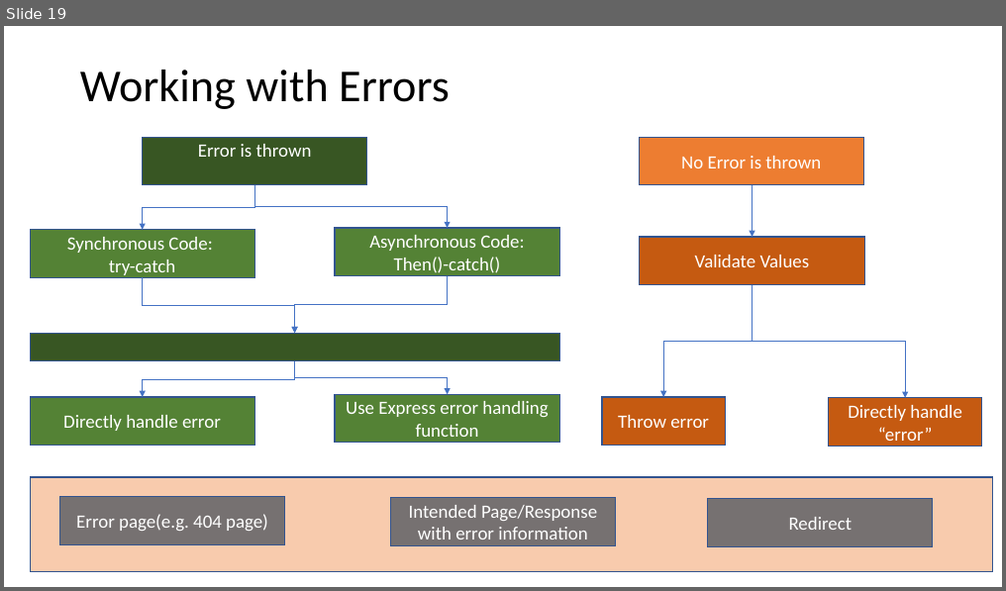
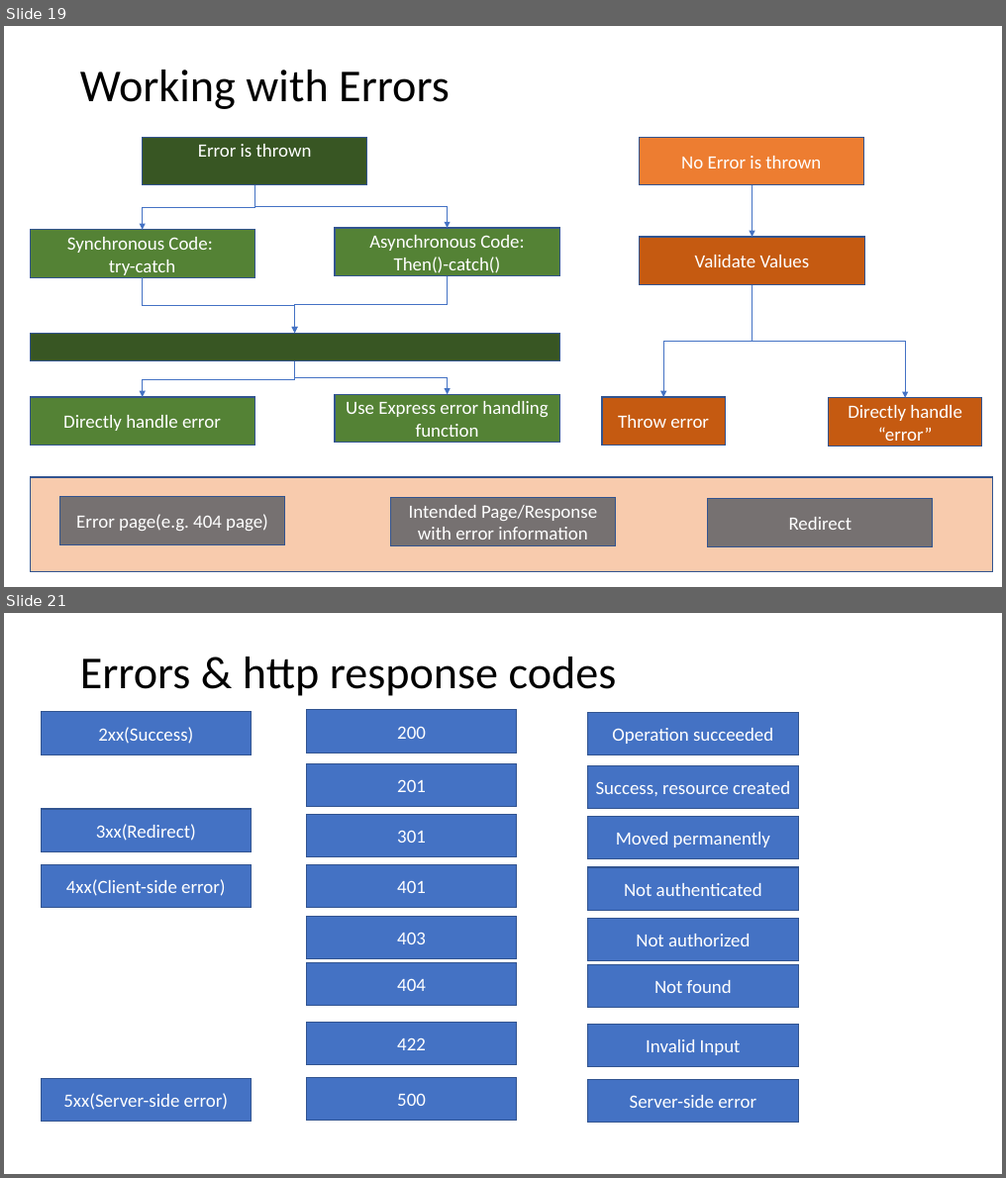
Before and after one commit to PiyushChaturvedii/batch03, a slide deck: Sessions & Cookies.pptx. Shown one above the other, each under a label of ours: slide 19 before the commit, slides 19 and 21 after it; the slides between them are not shown. The pictures are 1006x591 and 1006x1178 pixels, drawn with LibreOffice and Linux fonts; fonts in the diff are those of the drawing. Boxes give left, top, right and bottom in pixels: in the first picture for what was removed or moved away, otherwise in the second. Text is boxed around its words. In the diff, an @@ line names an element or a change of style, - is before the commit and + after.

Commit message:
error-handling

```diff
--- a/Sessions & Cookies.pptx
+++ b/Sessions & Cookies.pptx
@@ slide 21 added at bbox=[4, 613, 1002, 1174], background #FFFFFF @@
@@ title added at bbox=[80, 657, 617, 696], 44 pt, text #000000 @@
+Errors & http response codes
@@ rectangle added at bbox=[41, 712, 252, 755], fill #4472C4, outline #325491 1 pt, 18 pt, text #FFFFFF @@
+2xx(Success)
@@ rectangle added at bbox=[307, 710, 517, 753], fill #4472C4, outline #325491 1 pt, 18 pt, text #FFFFFF @@
+200
@@ rectangle added at bbox=[588, 713, 798, 756], fill #4472C4, outline #325491 1 pt, 18 pt, text #FFFFFF @@
+Operation succeeded
@@ rectangle added at bbox=[307, 763, 517, 806], fill #4472C4, outline #325491 1 pt, 18 pt, text #FFFFFF @@
+201
@@ rectangle added at bbox=[588, 765, 798, 808], fill #4472C4, outline #325491 1 pt, 18 pt, text #FFFFFF @@
+Success, resource created
@@ rectangle added at bbox=[41, 809, 252, 852], fill #4472C4, outline #325491 1 pt, 18 pt, text #FFFFFF @@
+3xx(Redirect)
@@ rectangle added at bbox=[307, 814, 517, 858], fill #4472C4, outline #325491 1 pt, 18 pt, text #FFFFFF @@
+301
@@ rectangle added at bbox=[588, 817, 798, 860], fill #4472C4, outline #325491 1 pt, 18 pt, text #FFFFFF @@
+Moved permanently
@@ rectangle added at bbox=[41, 865, 252, 908], fill #4472C4, outline #325491 1 pt, 18 pt, text #FFFFFF @@
+4xx(Client-side error)
@@ rectangle added at bbox=[307, 865, 517, 908], fill #4472C4, outline #325491 1 pt, 18 pt, text #FFFFFF @@
+401
@@ rectangle added at bbox=[588, 867, 798, 910], fill #4472C4, outline #325491 1 pt, 18 pt, text #FFFFFF @@
+Not authenticated
@@ rectangle added at bbox=[307, 916, 517, 959], fill #4472C4, outline #325491 1 pt, 18 pt, text #FFFFFF @@
+403
@@ rectangle added at bbox=[588, 919, 798, 961], fill #4472C4, outline #325491 1 pt, 18 pt, text #FFFFFF @@
+Not authorized
@@ rectangle added at bbox=[307, 963, 517, 1006], fill #4472C4, outline #325491 1 pt, 18 pt, text #FFFFFF @@
+404
@@ rectangle added at bbox=[588, 964, 798, 1008], fill #4472C4, outline #325491 1 pt, 18 pt, text #FFFFFF @@
+Not found
@@ rectangle added at bbox=[307, 1023, 517, 1065], fill #4472C4, outline #325491 1 pt, 18 pt, text #FFFFFF @@
+422
@@ rectangle added at bbox=[588, 1025, 798, 1067], fill #4472C4, outline #325491 1 pt, 18 pt, text #FFFFFF @@
+Invalid Input
@@ rectangle added at bbox=[41, 1079, 252, 1122], fill #4472C4, outline #325491 1 pt, 18 pt, text #FFFFFF @@
+5xx(Server-side error)
@@ rectangle added at bbox=[307, 1077, 517, 1120], fill #4472C4, outline #325491 1 pt, 18 pt, text #FFFFFF @@
+500
@@ rectangle added at bbox=[588, 1079, 798, 1122], fill #4472C4, outline #325491 1 pt, 18 pt, text #FFFFFF @@
+Server-side error
```
Also in this commit, not shown: 1 slide changed, 1 other slide added, 45 other files.
